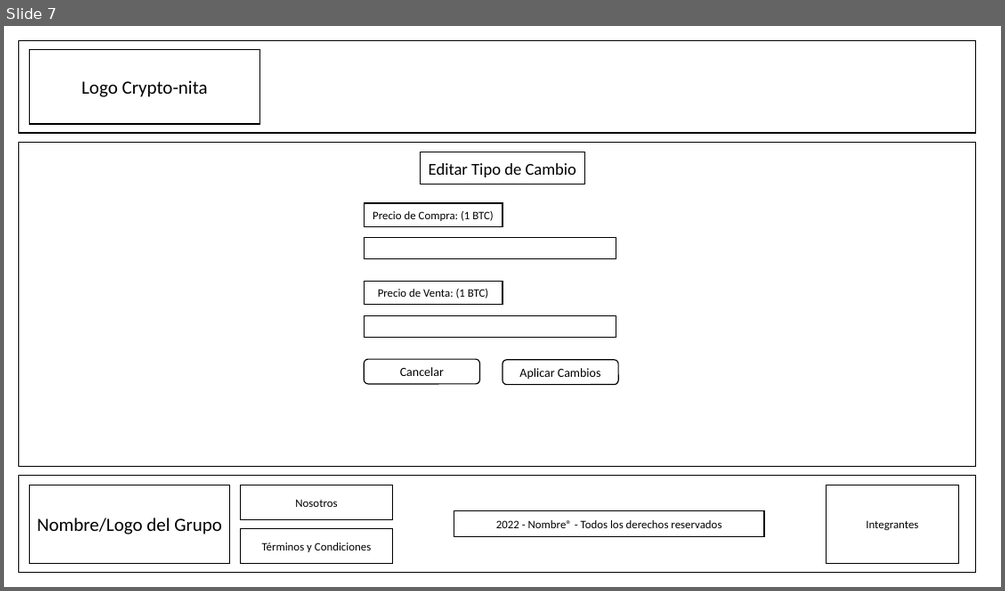
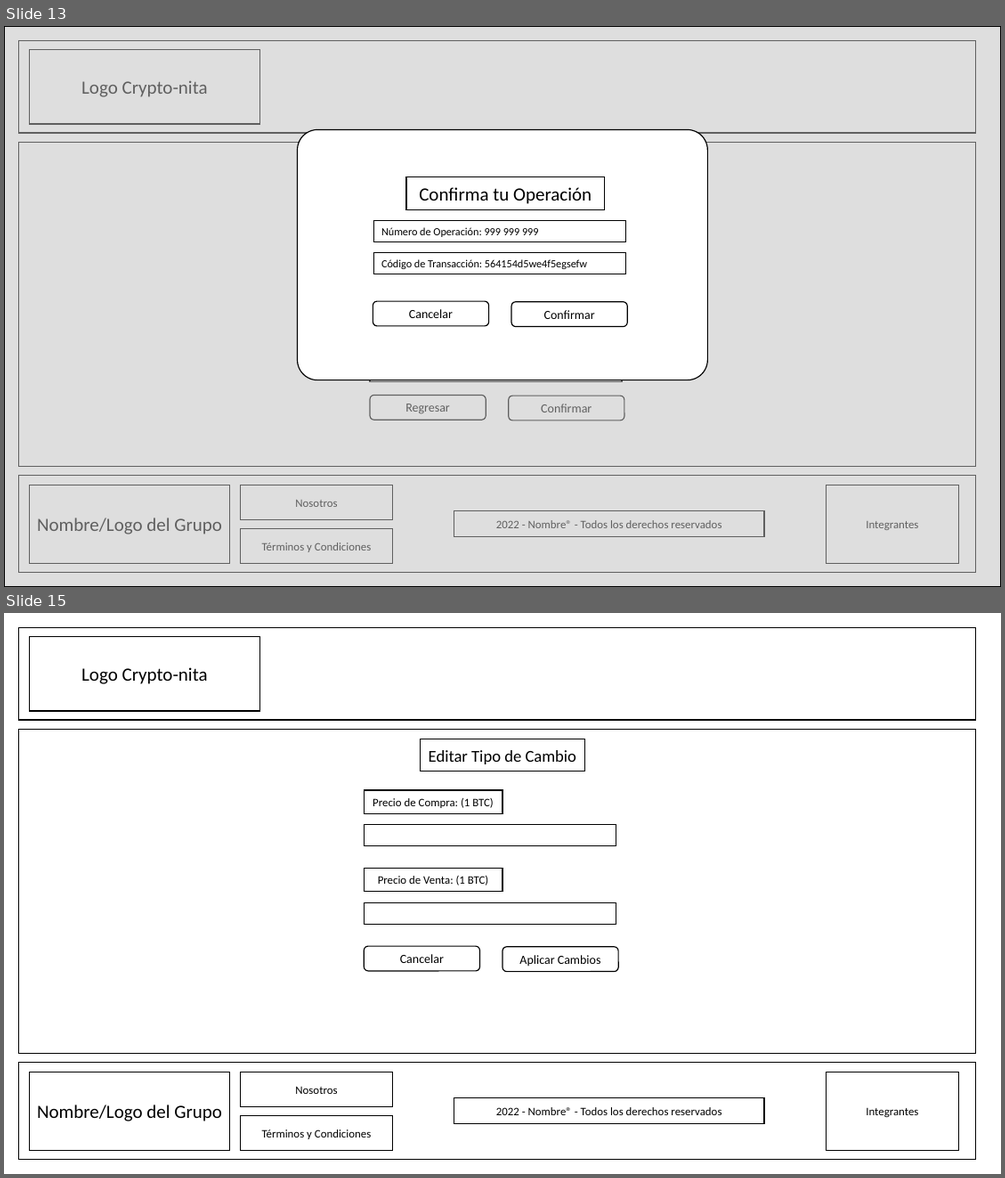
Before and after one commit to DogeFox071101/Crypto-nita_2022-0_Grupo3, a slide deck: Sketches/FirstSketch.pptx. Shown one above the other, each under a label of ours: slide 7 before the commit, slides 13 and 15 after it; the slides between them are not shown. The pictures are 1005x591 and 1005x1178 pixels, drawn with LibreOffice and Linux fonts; fonts in the diff are those of the drawing. Boxes give left, top, right and bottom in pixels: in the first picture for what was removed or moved away, otherwise in the second. Text is boxed around its words. In the diff, an @@ line names an element or a change of style, - is before the commit and + after.

```diff
--- a/Sketches/FirstSketch.pptx
+++ b/Sketches/FirstSketch.pptx
@@ slide 13 added at <box>4,26,1001,587</box>, background #FFFFFF @@
@@ rectangle added at <box>4,26,1001,587</box>, fill #BFBFBF at 50% opacity, outline #000000 1 pt @@
@@ rectangle added at <box>19,41,975,133</box>, fill #FFFFFF, outline #000000 1 pt @@
@@ rectangle added at <box>30,50,259,124</box>, fill #FFFFFF, outline #000000 1 pt, 18 pt, text #000000 @@
+Logo Crypto-nita
@@ rounded rectangle added at <box>297,130,708,380</box>, fill #FFFFFF, outline #000000 1 pt @@
@@ rectangle added at <box>19,142,975,467</box>, fill #FFFFFF, outline #000000 1 pt @@
@@ rectangle added at <box>406,177,605,209</box>, fill #FFFFFF, outline #000000 1 pt, 18 pt, text #000000 @@
+Confirma tu Operación
@@ rectangle added at <box>374,220,626,241</box>, fill #FFFFFF, outline #000000 1 pt, 10.5 pt, text #000000 @@
+Número de Operación: 999 999 999
@@ rectangle added at <box>374,253,626,273</box>, fill #FFFFFF, outline #000000 1 pt, 10.5 pt, text #000000 @@
+Código de Transacción: 564154d5we4f5egsefw
@@ rounded rectangle added at <box>372,301,488,326</box>, fill #FFFFFF, outline #000000 1 pt, 12 pt, text #000000 @@
+Cancelar
@@ rounded rectangle added at <box>512,302,628,327</box>, fill #FFFFFF, outline #000000 1 pt, 12 pt, text #000000 @@
+Confirmar
@@ rectangle added at <box>370,361,622,381</box>, fill #FFFFFF, outline #000000 1 pt @@
@@ rounded rectangle added at <box>370,394,485,419</box>, fill #FFFFFF, outline #000000 1 pt, 12 pt, text #000000 @@
+Regresar
@@ rounded rectangle added at <box>509,395,624,420</box>, fill #FFFFFF, outline #000000 1 pt, 12 pt, text #000000 @@
+Confirmar
@@ rectangle added at <box>19,475,975,572</box>, fill #FFFFFF, outline #000000 1 pt @@
@@ rectangle added at <box>30,485,230,563</box>, fill #FFFFFF, outline #000000 1 pt, 18 pt, text #000000 @@
+Nombre/Logo del Grupo
@@ rectangle added at <box>241,485,393,520</box>, fill #FFFFFF, outline #000000 1 pt, 11 pt, text #000000 @@
+Nosotros
@@ rectangle added at <box>825,485,959,563</box>, fill #FFFFFF, outline #000000 1 pt, 11 pt, text #000000 @@
+Integrantes
@@ rectangle added at <box>241,529,393,564</box>, fill #FFFFFF, outline #000000 1 pt, 11 pt, text #000000 @@
+Términos y Condiciones
@@ rectangle added at <box>454,510,764,537</box>, fill #FFFFFF, outline #000000 1 pt, 11 pt, text #000000 @@
+2022 - Nombre® - Todos los derechos reservados
@@ what was slide 7 is now slide 15 @@
```
Also in this commit, not shown: 2 slides changed, 7 other slides added.
